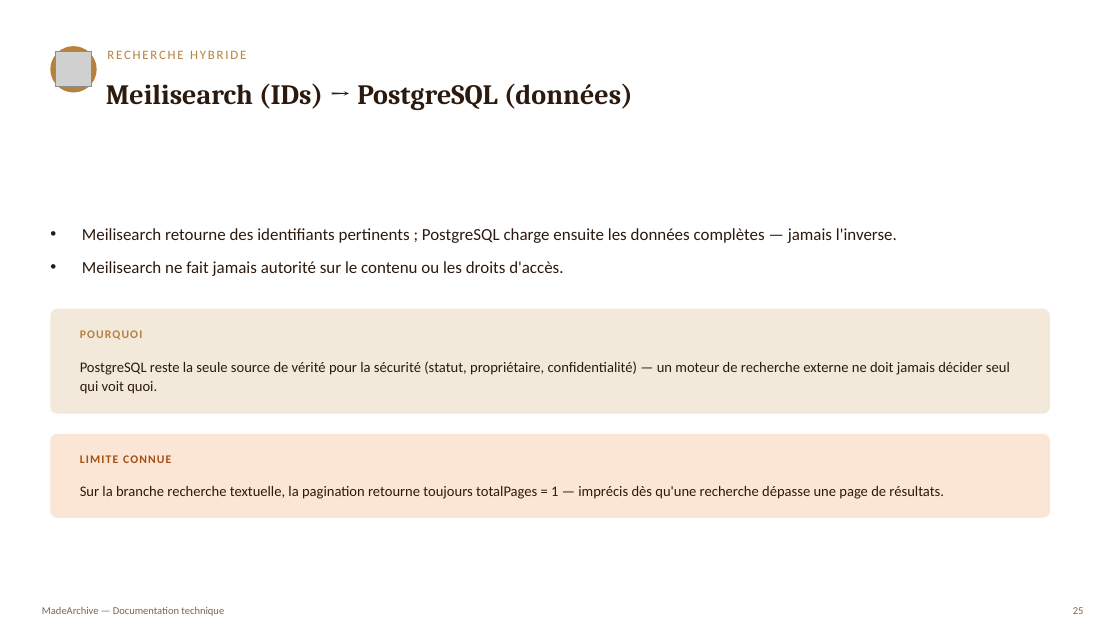
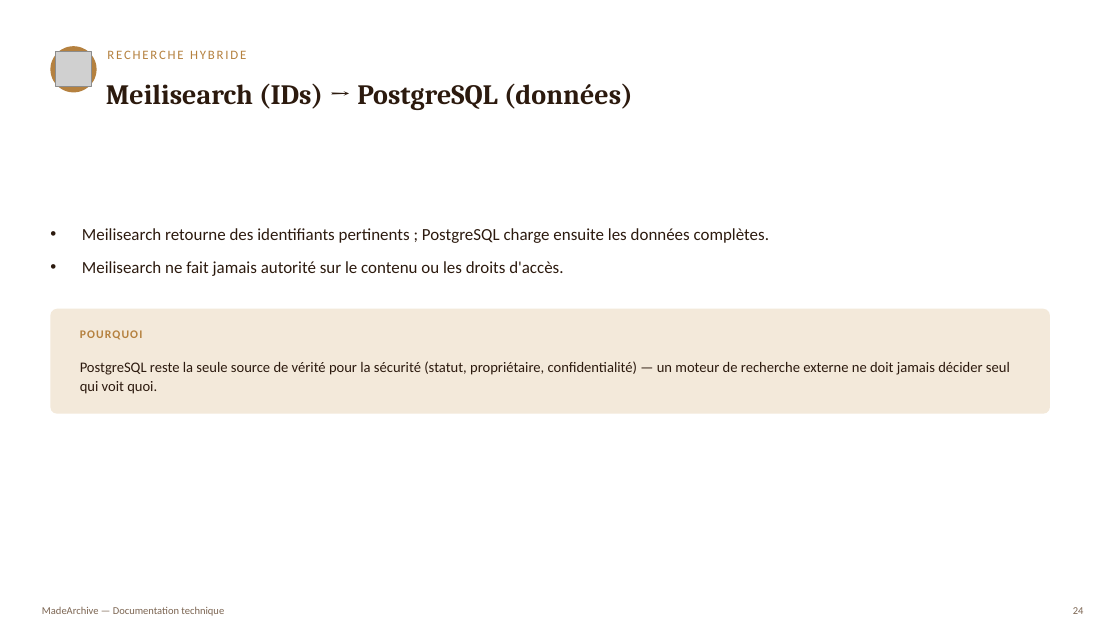
Before and after one commit to Lloyd-koutele/MadeArchive, a slide deck: slide 24 of docs/documentation-application.pptx (slide 25 before the commit). Drawn at 1120x630 pixels with LibreOffice and Linux fonts; fonts in the diff are those of the drawing; grey boxes stand for pictures. Boxes give left, top, right and bottom in pixels: in the first picture for what was removed or moved away, otherwise in the second. Text is boxed around its words. In the diff, an @@ line names an element or a change of style, - is before the commit and + after.

```diff
--- a/docs/documentation-application.pptx
+++ b/docs/documentation-application.pptx
@@ text at (82,228,769,243): text changed @@
-• Meilisearch retourne des identifiants pertinents ; PostgreSQL charge ensuite les données complètes — jamais l'inverse.
+• Meilisearch retourne des identifiants pertinents ; PostgreSQL charge ensuite les données complètes.
@@ rounded rectangle removed at (50,434,1050,518) @@
@@ text removed at (80,455,171,463) @@
-LIMITE CONNUE
@@ text removed at (80,486,944,499) @@
-Sur la branche recherche textuelle, la pagination retourne toujours totalPages = 1 — imprécis dès qu'une recherche dépasse une page de résultats.
```
Also in this commit, not shown: 29 other slides changed, 8 slides removed, 15 other files.
